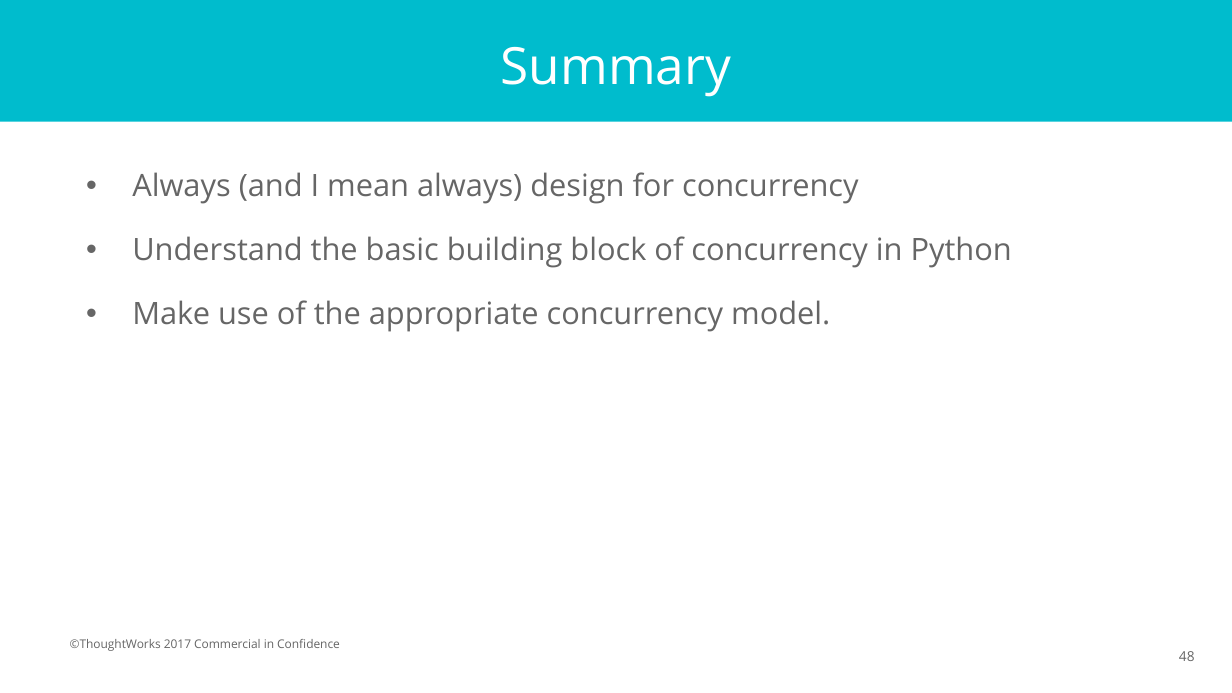
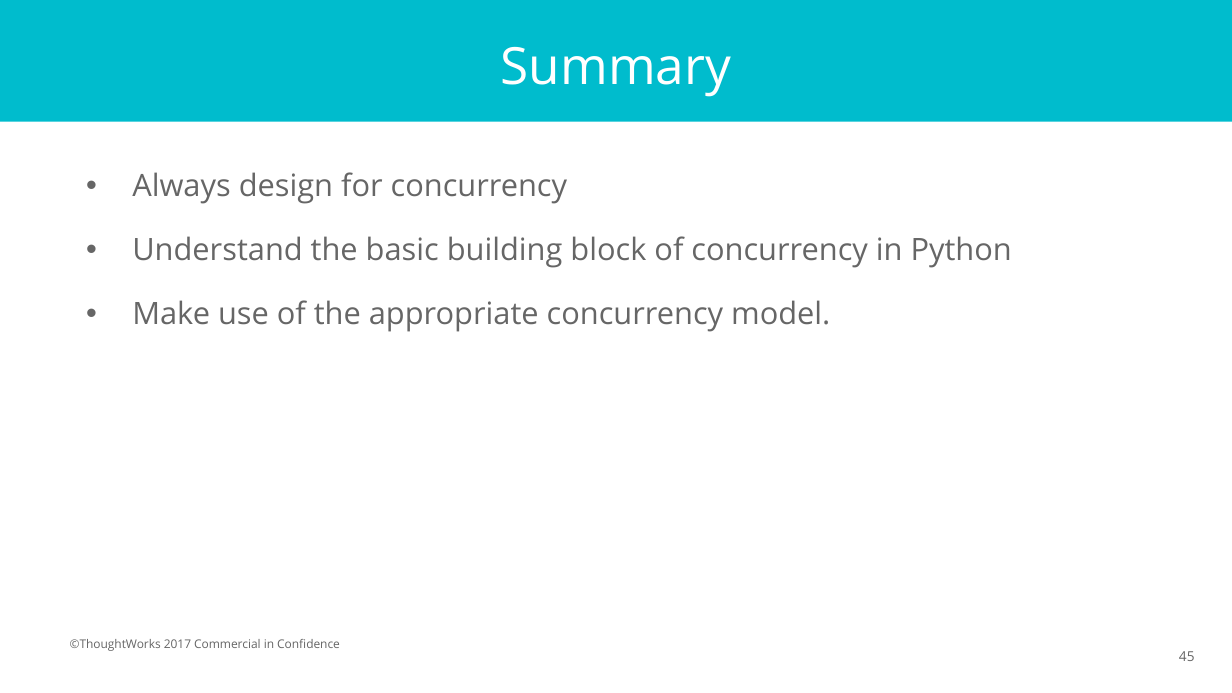
Before and after one commit to wilsontjhi/pycon-asia-2018, a slide deck: slide 45 of slides/Pycon 2018.pptx (slide 48 before the commit). Drawn at 1232x693 pixels with LibreOffice and Linux fonts; fonts in the diff are those of the drawing. Boxes give left, top, right and bottom in pixels: in the first picture for what was removed or moved away, otherwise in the second. Text is boxed around its words. In the diff, an @@ line names an element or a change of style, - is before the commit and + after.

```diff
--- a/slides/Pycon 2018.pptx
+++ b/slides/Pycon 2018.pptx
@@ text at bbox=[132, 172, 568, 204]: text changed @@
-• Always (and I mean always) design for concurrency
+• Always design for concurrency
@@ page number at bbox=[1179, 651, 1195, 661]: text changed @@
-48
+45
```
Also in this commit, not shown: 15 other slides changed, 1 slide removed, 3 other files.
